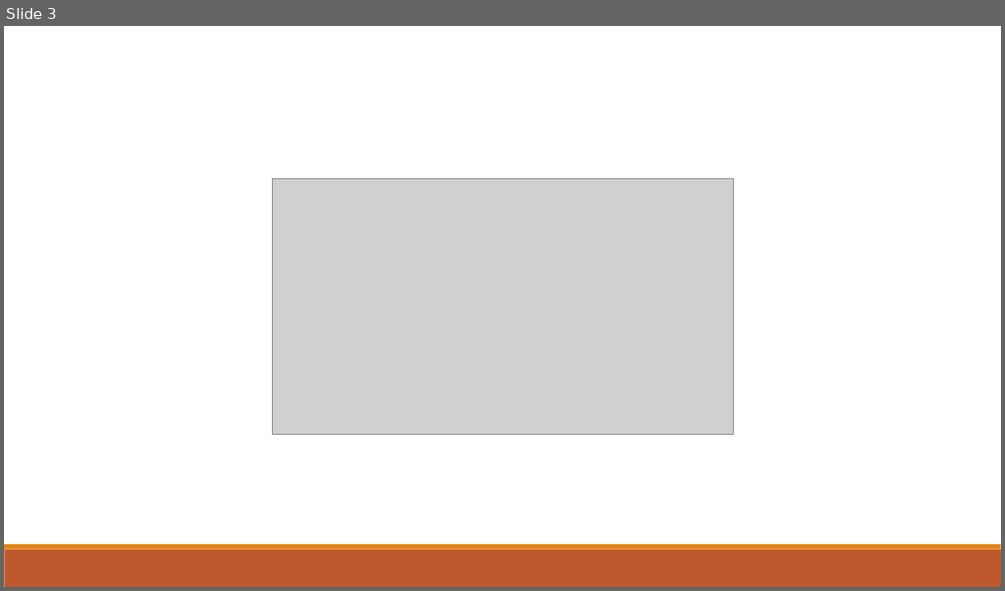
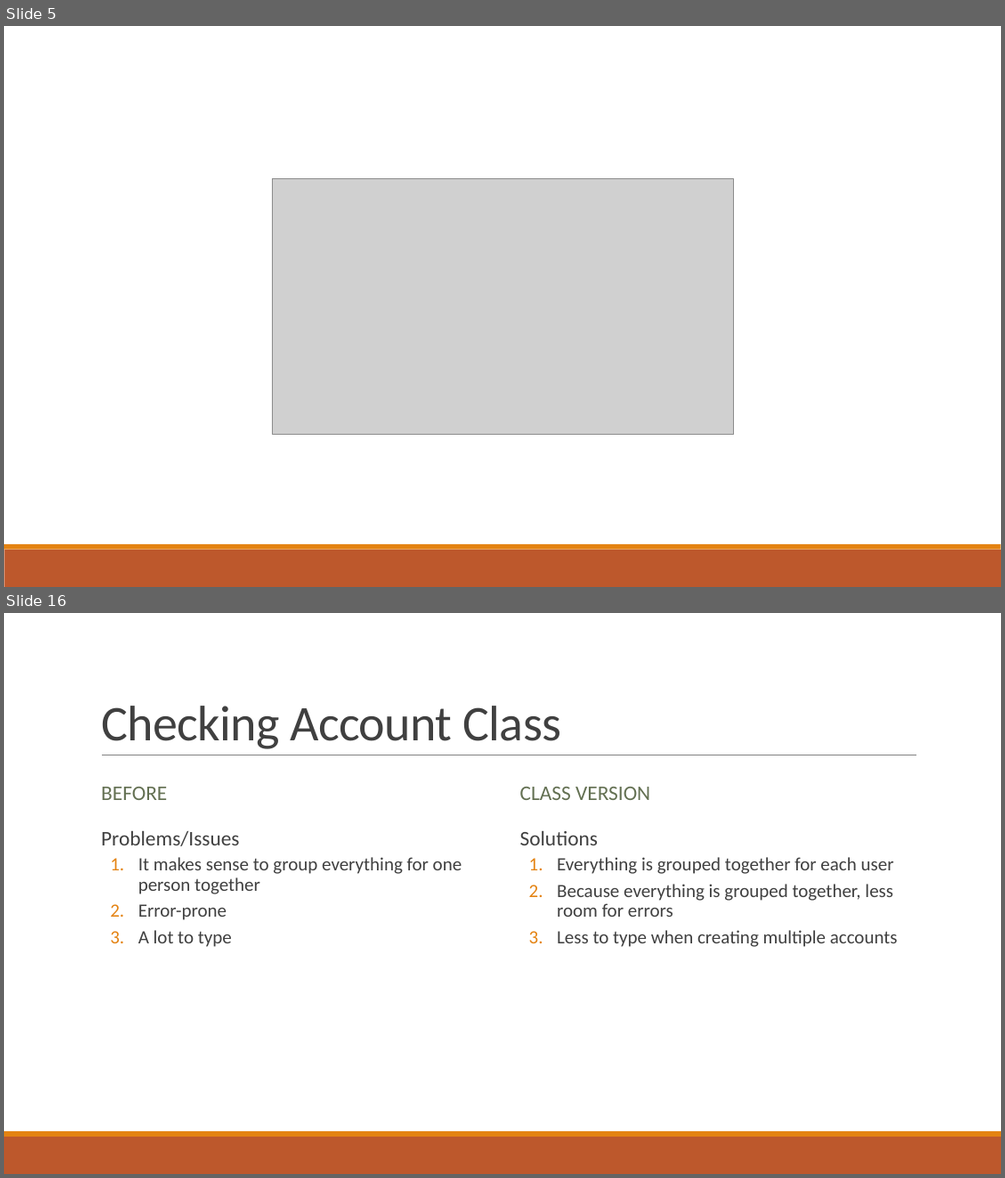
Before and after one commit to thewangclass/apcsa-curriculum, a slide deck: 02-Using-Objects/PowerPoints/01-Instances-of-Classes.pptx. Shown one above the other, each under a label of ours: slide 3 before the commit, slides 5 and 16 after it; the slides between them are not shown. The pictures are 1005x591 and 1005x1178 pixels, drawn with LibreOffice and Linux fonts; fonts in the diff are those of the drawing; grey boxes stand for pictures. Boxes give left, top, right and bottom in pixels: in the first picture for what was removed or moved away, otherwise in the second. Text is boxed around its words. In the diff, an @@ line names an element or a change of style, - is before the commit and + after.

```diff
--- a/02-Using-Objects/PowerPoints/01-Instances-of-Classes.pptx
+++ b/02-Using-Objects/PowerPoints/01-Instances-of-Classes.pptx
@@ slide 16 added at (4,613,1001,1174), background #FFFFFF; not listed: 2 template elements that a slide beside it also shows @@
@@ title added at (101,706,561,749), 48 pt, text #404040 @@
+Checking Account Class
@@ line added from (102, 755) to (917, 755), #808080 0.5 pt @@
@@ text added at (101,787,167,800), 20 pt, text #637052 @@
+BEFORE
@@ text added at (520,787,650,800), 20 pt, text #637052 @@
+CLASS VERSION
@@ text added at (101,831,462,947), 18 pt, text #404040 @@
+  Problems/Issues
+  1. It makes sense to group everything for one person together
+  2. Error-prone
+  3. A lot to type
@@ text added at (520,831,898,947), 18 pt, text #404040 @@
+  Solutions
+  1. Everything is grouped together for each user
+  2. Because everything is grouped together, less room for errors
+  3. Less to type when creating multiple accounts
@@ what was slide 3 is now slide 5 @@
```
Also in this commit, not shown: 3 slides changed, 49 other slides added, 2 slides removed, 31 other files.
